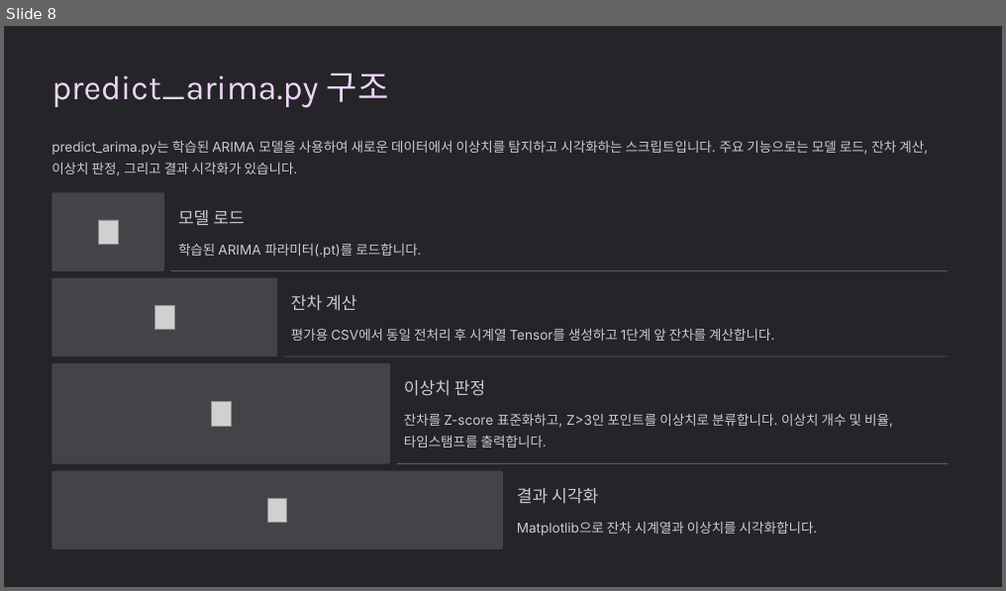
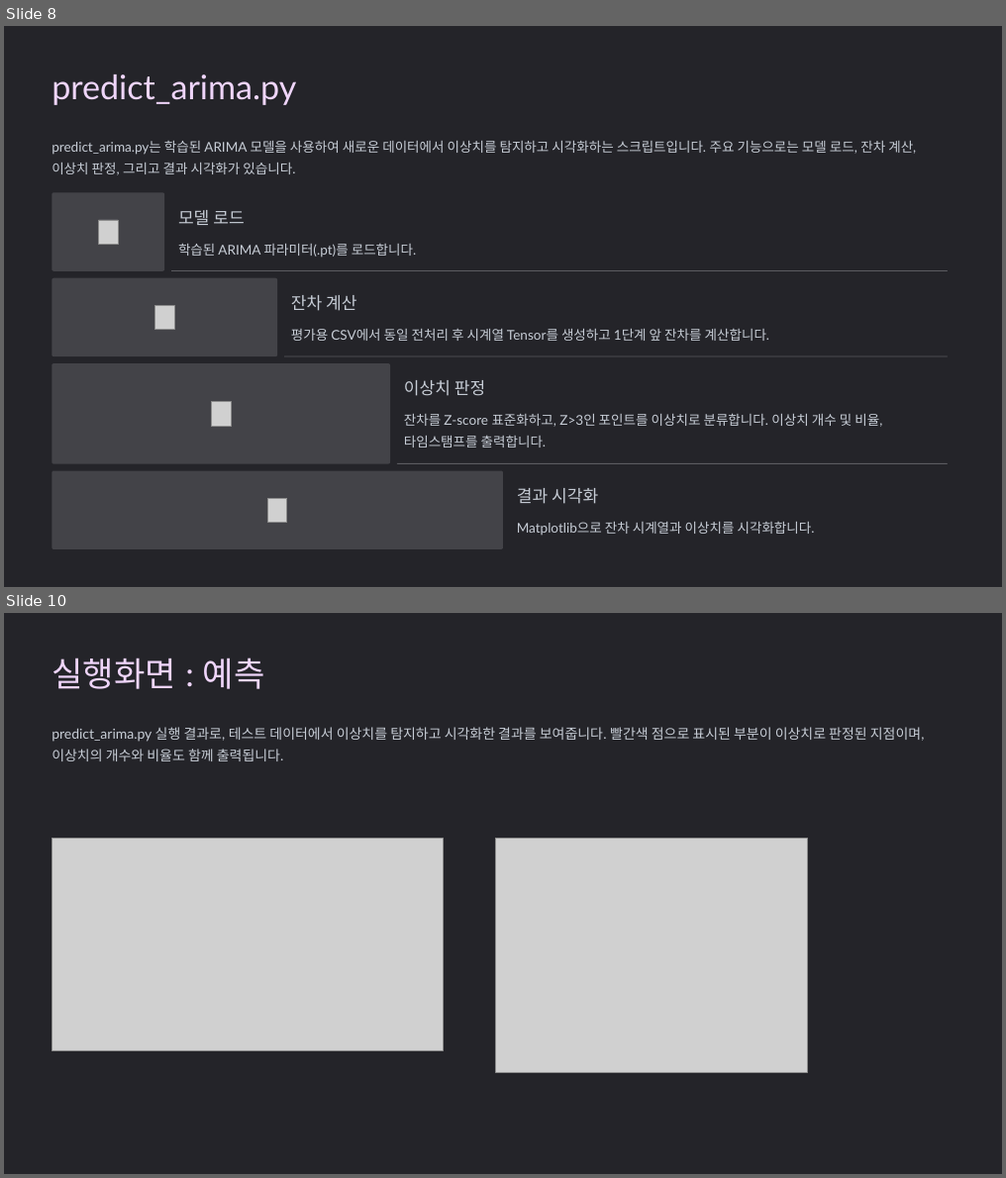
Before and after one commit to dhkeum9886/kmu-deeplearning, a slide deck: 과제/딥러닝특론_8주차과제_K2025029_금동환.pptx. Shown one above the other, each under a label of ours: slide 8 before the commit, slides 8 and 10 after it; the slides between them are not shown. The pictures are 1006x591 and 1006x1178 pixels, drawn with LibreOffice and Linux fonts; fonts in the diff are those of the drawing; grey boxes stand for pictures; background and template pictures are left out. Boxes give left, top, right and bottom in pixels: in the first picture for what was removed or moved away, otherwise in the second. Text is boxed around its words. In the diff, an @@ line names an element or a change of style, - is before the commit and + after.

```diff
--- a/과제/딥러닝특론_8주차과제_K2025029_금동환.pptx
+++ b/과제/딥러닝특론_8주차과제_K2025029_금동환.pptx
@@ slide 10 added at <box>4,613,1002,1174</box>, background #FFFFFF; not listed: 1 template element that a slide beside it also shows @@
@@ text added at <box>52,658,265,689</box>, 39 pt, text #EFD5FA @@
+실행화면 : 예측
@@ text added at <box>52,727,925,761</box>, 16 pt, text #C7CDD6 @@
+predict_arima.py 실행 결과로, 테스트 데이터에서 이상치를 탐지하고 시각화한 결과를 보여줍니다. 빨간색 점으로 표시된 부분이 이상치로 판정된 지점이며, 이상치의 개수와 비율도 함께 출력됩니다.
@@ picture added at <box>53,838,444,1051</box> @@
@@ picture added at <box>496,838,808,1072</box> @@
@@ slide 8 changed as well @@
@@ text at <box>52,75,296,105</box>: text changed; font Karla to Lato @@
-predict_arima.py 구조
+predict_arima.py
@@ font Inter to Lato in 5 elements at <box>52,141,916,175</box>, <box>178,243,417,258</box>, <box>291,328,770,341</box>, <box>404,413,882,448</box>, <box>517,522,815,535</box> @@
```
Also in this commit, not shown: 9 other slides changed.
